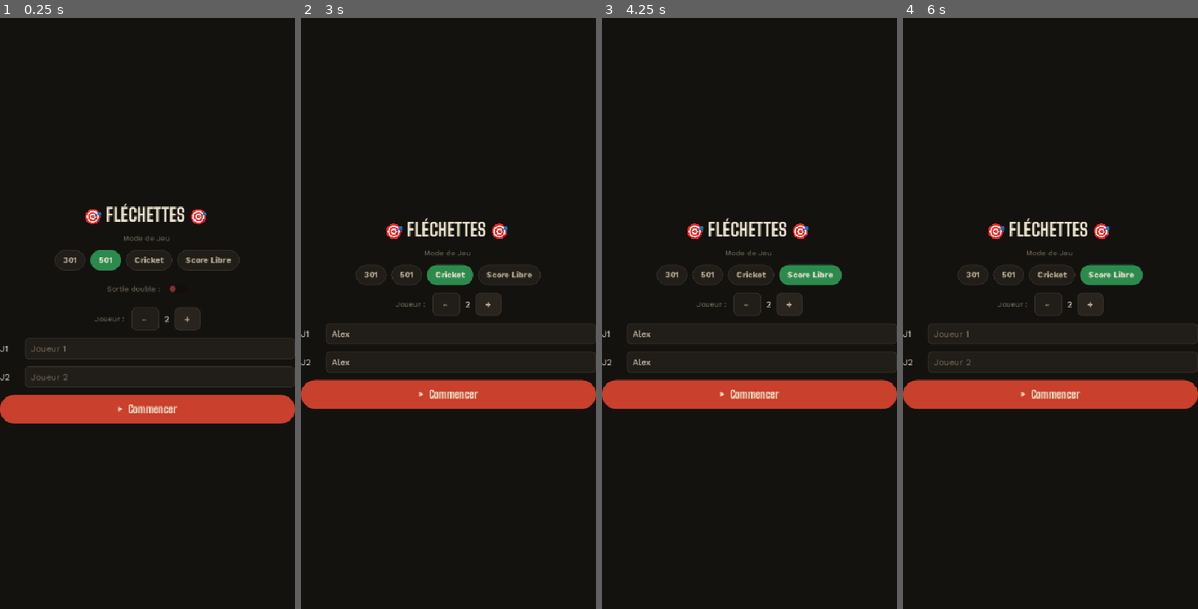
Above: before the commit, frames 1-4 (left to right).
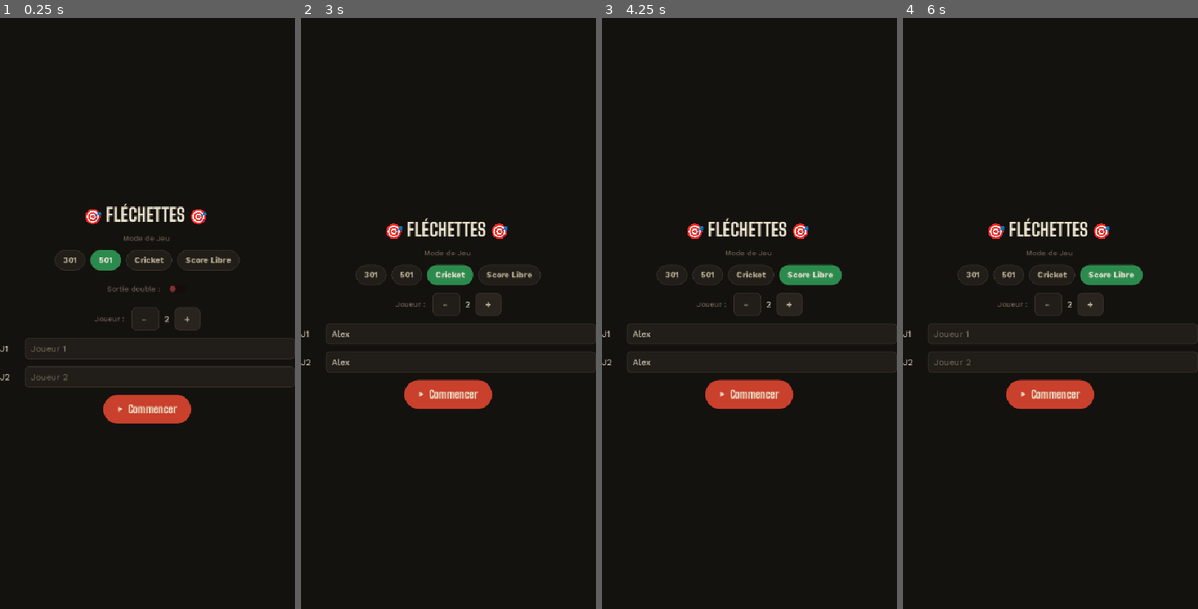
Above: after the commit, the same moments.

Repository: hugewilfried-hub/flechepointe
Game: Godot game, scene res://scenes/MainMenu.tscn
Same seed, same stepped clock (60 frames per second), same inputs: the game is played once before the commit and once after it.
Inputs (mouse positions are in pixels of both pictures, inside the frame that each line leads up to):
- Up to frame 1 (0.25 s): no input
- Up to frame 2 (3 s): click (460, 348) at 0.52 s; type "Alex" at 0.6 s; click (460, 378) at 0.75 s; type "Alex" at 0.83 s; click "301" at 1.25 s; click "501" at 2 s; click "Cricket" at 2.75 s
- Up to frame 3 (4.25 s): click "Score Libre" at 3.5 s
- Up to frame 4 (6 s): click "+" at 4.25 s; click (1062, 319) at 5.02 s; type "Alex" at 5.1 s; click (1062, 348) at 5.25 s; type "Alex" at 5.33 s; click (1062, 378) at 5.48 s; type "Alex" at 5.57 s; click "-" at 5.75 s

The runs differ from the first frame. In frame 1, 3.5% of the frame differs, in the area x 0-100%, y 63-69%; in frame 2, 3.5%, in the area x 0-100%, y 61-67%; in frame 3, 3.5%; in frame 4, 3.5%.

Commit message:
Centre le titre et le bouton Commencer sur le menu principal
Le titre et le bouton "Commencer" prennent leur taille naturelle et
sont centres au lieu de s'etendre sur toute la largeur. Inclut les
identifiants internes regeneres par l'editeur Godot.

Co-Authored-By: Claude Sonnet 5.5 <noreply@anthropic.com>

Diff:
--- a/scenes/MainMenu.tscn
+++ b/scenes/MainMenu.tscn
@@ -11,7 +11,7 @@
 grow_vertical = 2
 script = ExtResource("1_yqorp")
 
-[node name="load_confirm" type="ConfirmationDialog" parent="."]
+[node name="load_confirm" type="ConfirmationDialog" parent="." unique_id=1122501018]
 title = "Reprendre la partie ?"
 size = Vector2i(320, 220)
 
@@ -26,29 +26,31 @@
 
 [node name="titre" type="Label" parent="VBoxContainer" unique_id=1526266676]
 layout_mode = 2
+size_flags_horizontal = 4
+size_flags_vertical = 0
 theme_type_variation = &"TitleLabel"
 text = "🎯 FLÉCHETTES 🎯 "
 horizontal_alignment = 1
 
-[node name="saves_panel" type="PanelContainer" parent="VBoxContainer"]
+[node name="saves_panel" type="PanelContainer" parent="VBoxContainer" unique_id=1916262532]
 visible = false
 custom_minimum_size = Vector2(0, 150)
 layout_mode = 2
 
-[node name="saves_col" type="VBoxContainer" parent="VBoxContainer/saves_panel"]
+[node name="saves_col" type="VBoxContainer" parent="VBoxContainer/saves_panel" unique_id=830092189]
 layout_mode = 2
 
-[node name="lbl_saves_title" type="Label" parent="VBoxContainer/saves_panel/saves_col"]
+[node name="lbl_saves_title" type="Label" parent="VBoxContainer/saves_panel/saves_col" unique_id=1721021417]
 layout_mode = 2
 theme_type_variation = &"MutedLabel"
+text = "Reprendre une partie"
 horizontal_alignment = 1
-text = "Reprendre une partie"
 
-[node name="saves_scroll" type="ScrollContainer" parent="VBoxContainer/saves_panel/saves_col"]
+[node name="saves_scroll" type="ScrollContainer" parent="VBoxContainer/saves_panel/saves_col" unique_id=968767842]
 custom_minimum_size = Vector2(0, 110)
 layout_mode = 2
 
-[node name="saves_list" type="VBoxContainer" parent="VBoxContainer/saves_panel/saves_col/saves_scroll"]
+[node name="saves_list" type="VBoxContainer" parent="VBoxContainer/saves_panel/saves_col/saves_scroll" unique_id=597776225]
 layout_mode = 2
 size_flags_horizontal = 3
 
@@ -124,5 +126,6 @@
 
 [node name="btn_start" type="Button" parent="VBoxContainer" unique_id=630686177]
 layout_mode = 2
+size_flags_horizontal = 4
 theme_type_variation = &"PrimaryButton"
 text = "▶  Commencer"
